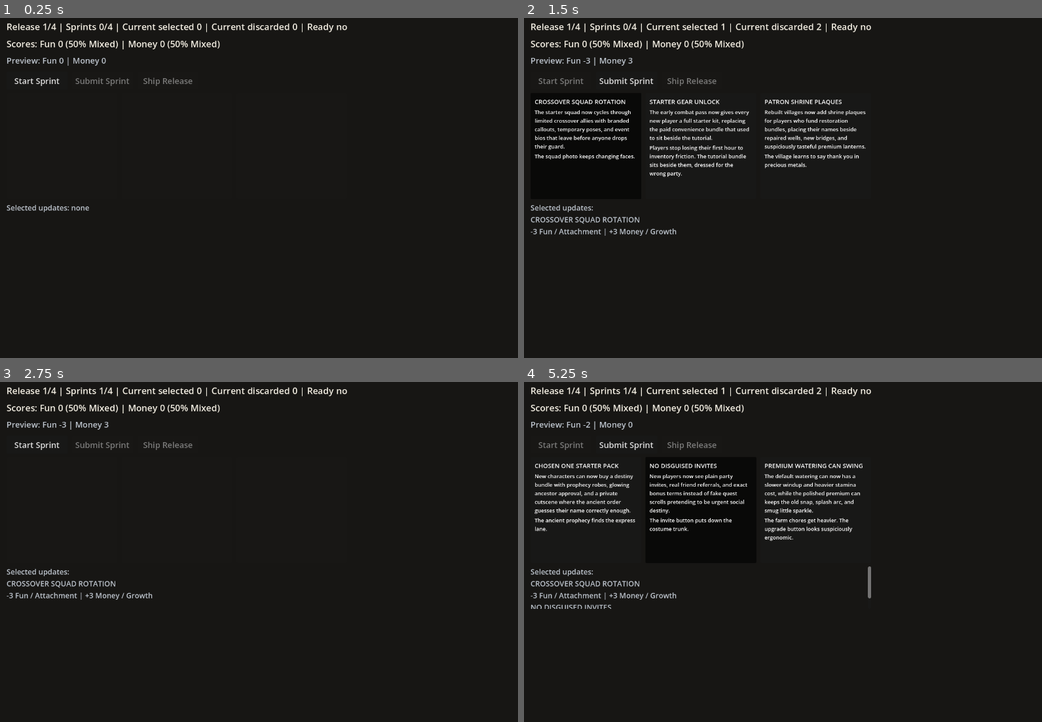
Above: before the commit, frames 1-4 (two rows, left to right).
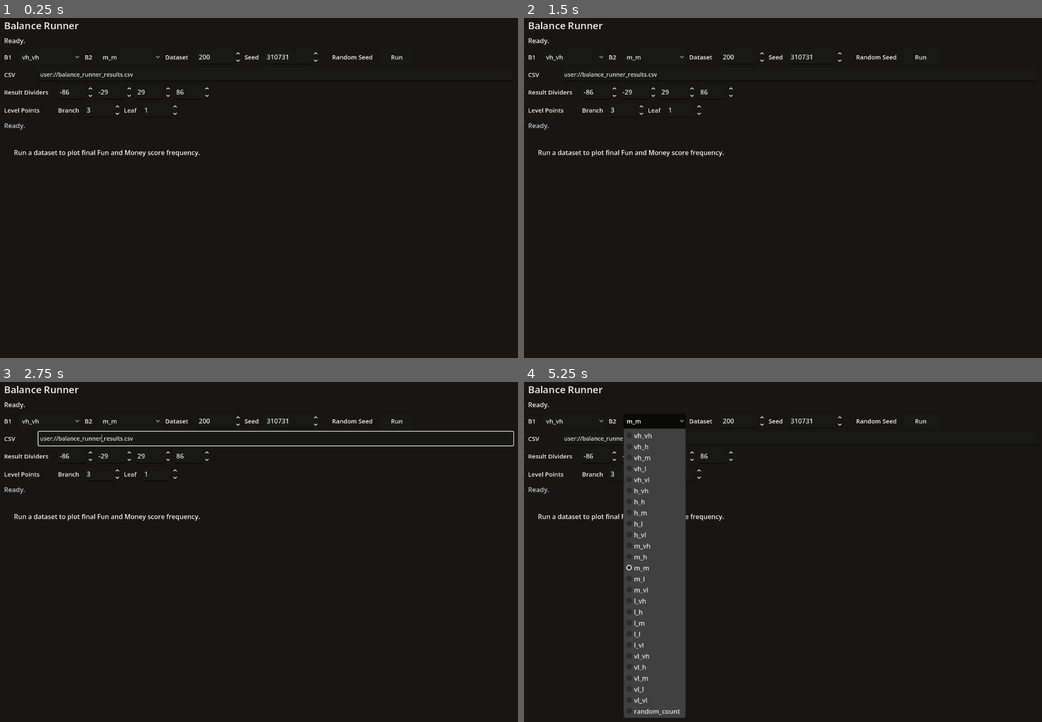
Above: after the commit, the same moments.

Repository: Josephblt/patch-notes
Game: Godot game, scene res://scenes/tools/balance_runner.tscn
Same seed, same stepped clock (60 frames per second), same inputs: the game is played once before the commit and once after it. Before the commit the project starts from res://scenes/test_scene.tscn.
Inputs (mouse positions are in pixels of both pictures, inside the frame that each line leads up to):
- Up to frame 1 (0.25 s): no input
- Up to frame 2 (1.5 s): click (560, 79) at 0.5 s, where only the run before the commit has a clickable "Start Sprint"; click (586, 147) at 1.27 s
- Up to frame 3 (2.75 s): click (103, 443) at 2 s, where only the run before the commit has a clickable "Submit Sprint"
- Up to frame 4 (5.25 s): click (560, 443) at 2.75 s, where only the run before the commit has a clickable "Start Sprint"; click (575, 419) at 3.5 s, where only the run after the commit has a clickable "vh_vh"; click (700, 511) at 4.27 s; click (653, 419) at 5 s, where only the run after the commit has a clickable "m_m"

The runs differ from the first frame. In frame 1, 2.7% of the frame differs, in the area x 0-78%, y 1-58%; in frame 2, 5.8%; in frame 3, 3.7%; in frame 4, 15%, in the area x 0-78%, y 1-99%.

Commit message:
Open balance runner by default

Diff:
--- a/src/project.godot
+++ b/src/project.godot
@@ -11,7 +11,7 @@
 [application]
 
 config/name="Patch Notes"
-run/main_scene="res://scenes/test_scene.tscn"
+run/main_scene="res://scenes/tools/balance_runner.tscn"
 config/features=PackedStringArray("4.7", "GL Compatibility")
 config/icon="res://icon.svg"
 
